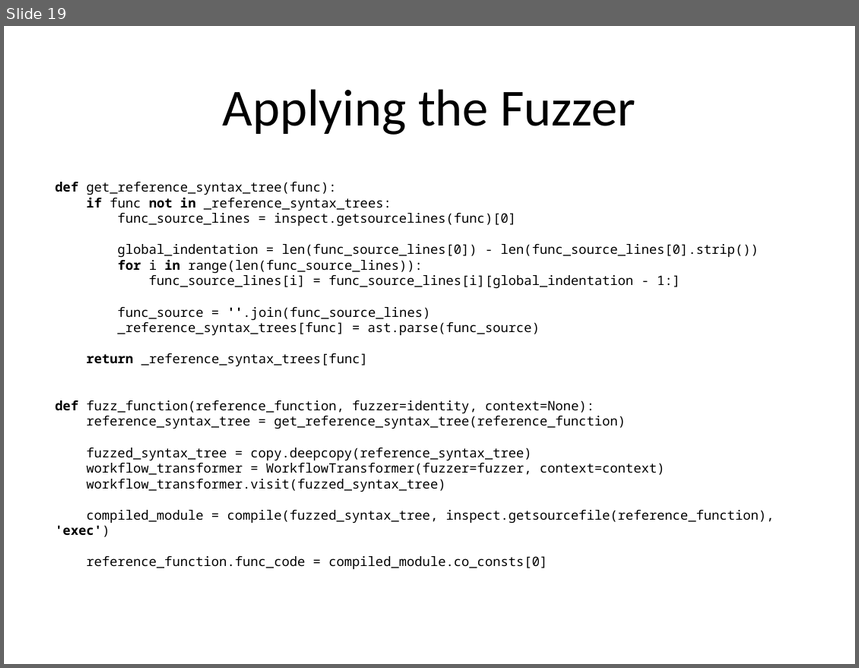
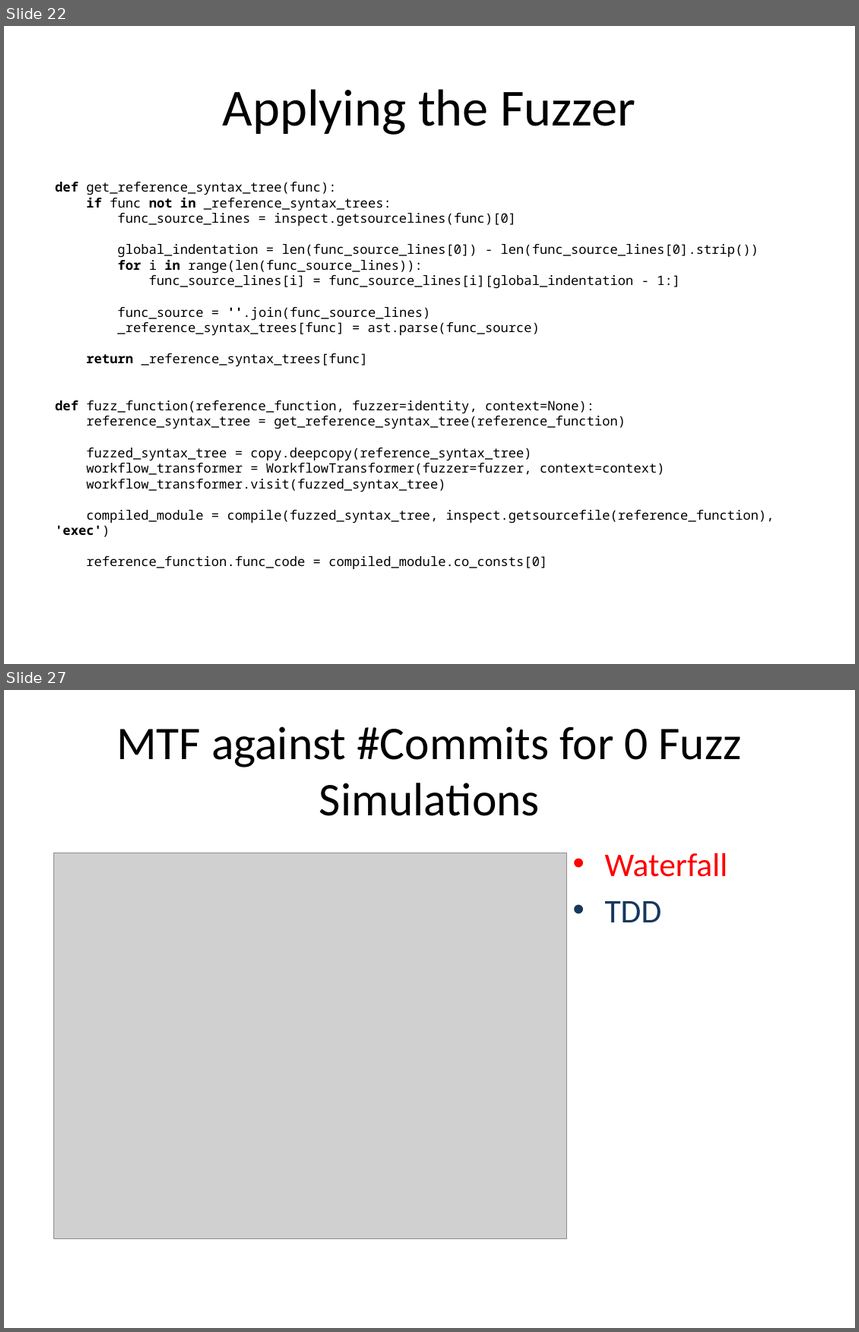
Before and after one commit to probablytom/fuzzi-moss-paper, a slide deck: Presentation.pptx. Shown one above the other, each under a label of ours: slide 19 before the commit, slides 22 and 27 after it; the slides between them are not shown. The pictures are 859x668 and 859x1332 pixels, drawn with LibreOffice and Linux fonts; fonts in the diff are those of the drawing; grey boxes stand for pictures. Boxes give left, top, right and bottom in pixels: in the first picture for what was removed or moved away, otherwise in the second. Text is boxed around its words. In the diff, an @@ line names an element or a change of style, - is before the commit and + after.

```diff
--- a/Presentation.pptx
+++ b/Presentation.pptx
@@ slide 27 added at bbox=[4, 690, 855, 1328], background #FFFFFF @@
@@ title added at bbox=[116, 726, 742, 816], 39.6 pt, text #000000 @@
+MTF against #Commits for 0 Fuzz Simulations
@@ picture added at bbox=[53, 853, 566, 1239] @@
@@ text added at bbox=[605, 853, 728, 923], 28 pt, text #FF0000 @@
+• Waterfall
+• TDD
@@ what was slide 19 is now slide 22 @@
```
Also in this commit, not shown: 11 slides changed, 5 other slides added, 1 slide removed.
